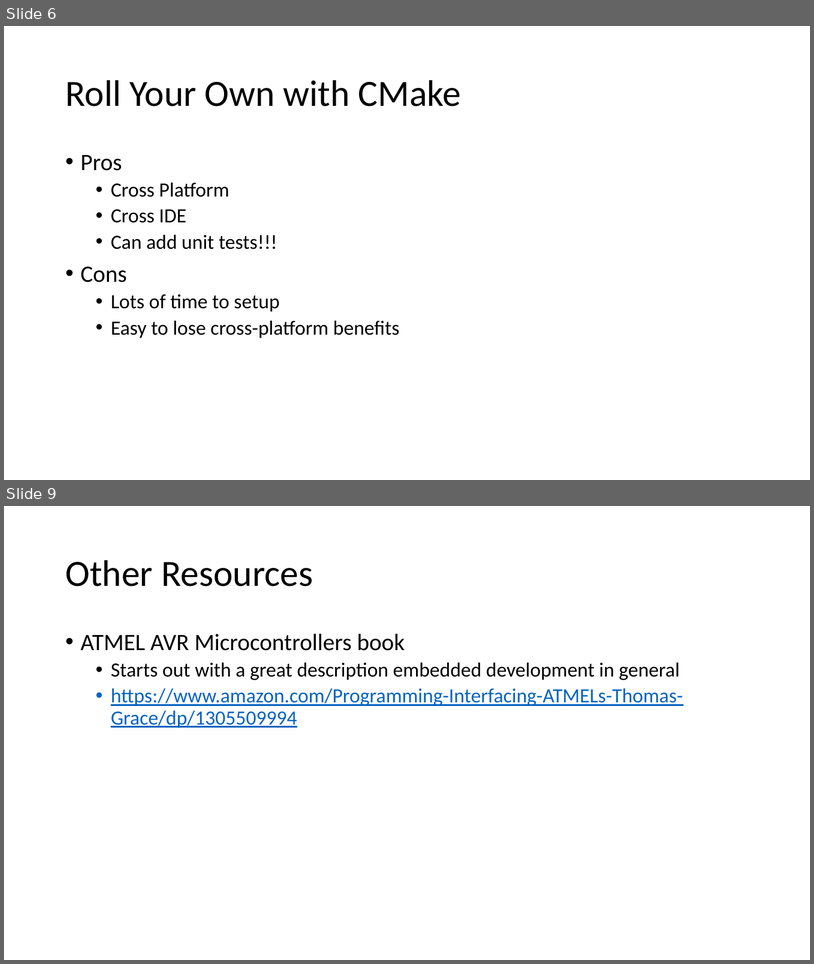
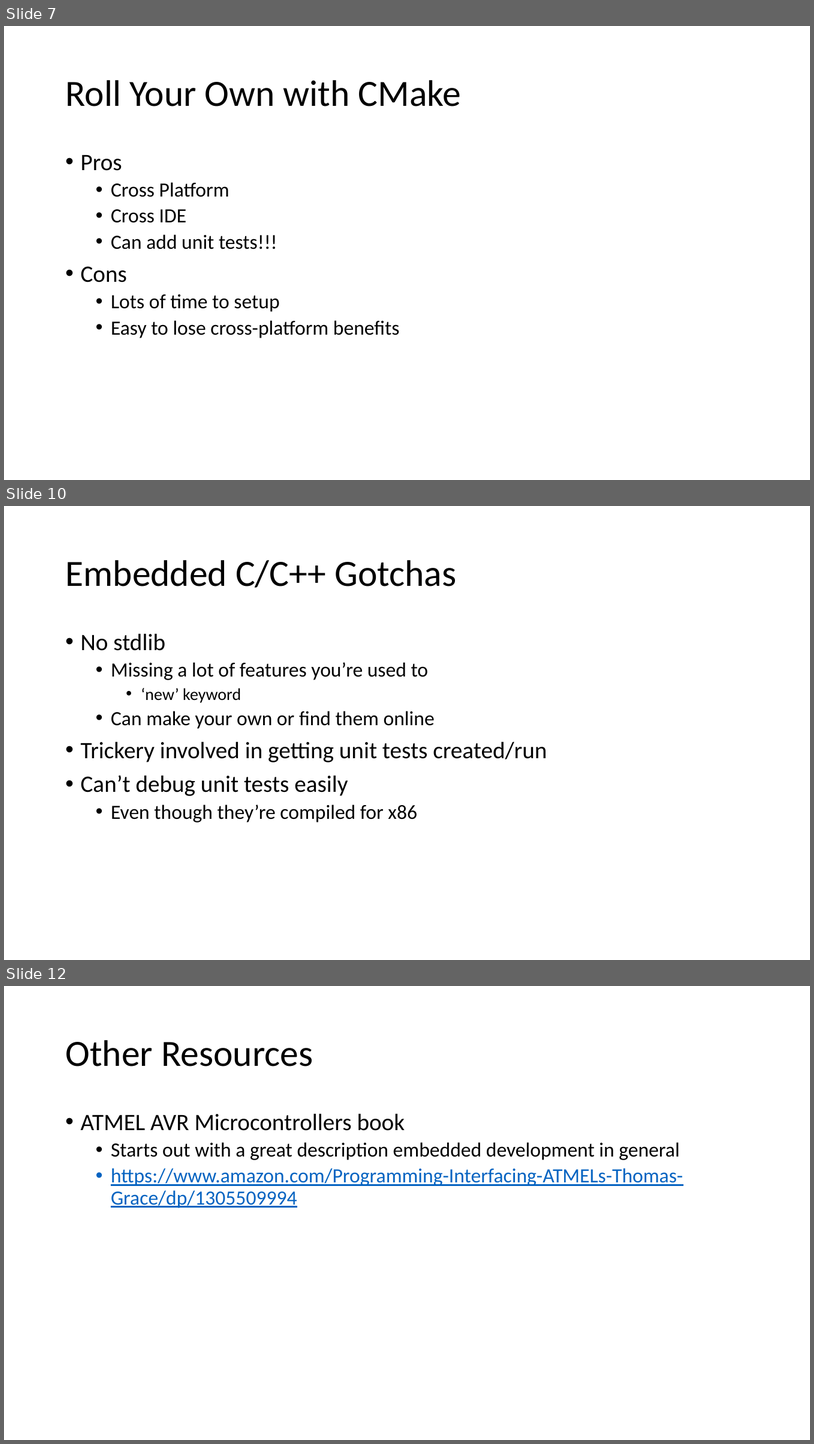
Before and after one commit to ProgrammerAL/StartingEmbeddedDevTalk, a slide deck: Presentation.pptx. Shown one above the other, each under a label of ours: slides 6 and 9 before the commit, slides 7, 10 and 12 after it; the slides between them are not shown. The pictures are 814x964 and 814x1444 pixels, drawn with LibreOffice and Linux fonts; fonts in the diff are those of the drawing. Boxes give left, top, right and bottom in pixels: in the first picture for what was removed or moved away, otherwise in the second. Text is boxed around its words. In the diff, an @@ line names an element or a change of style, - is before the commit and + after.

```diff
--- a/Presentation.pptx
+++ b/Presentation.pptx
@@ slide 10 added at (4,506,810,960), background #FFFFFF @@
@@ title added at (65,560,456,588), 44 pt, text #000000 @@
+Embedded C/C++ Gotchas
@@ text added at (81,633,547,822), 24 pt, text #000000 @@
+• No stdlib
+  • Missing a lot of features you’re used to
+    • ‘new’ keyword
+  • Can make your own or find them online
+• Trickery involved in getting unit tests created/run
+• Can’t debug unit tests easily
+  • Even though they’re compiled for x86
@@ what was slide 6 is now slide 7 @@
@@ what was slide 9 is now slide 12 @@
```
Also in this commit, not shown: 6 slides changed, 2 other slides added, 4 other files.
